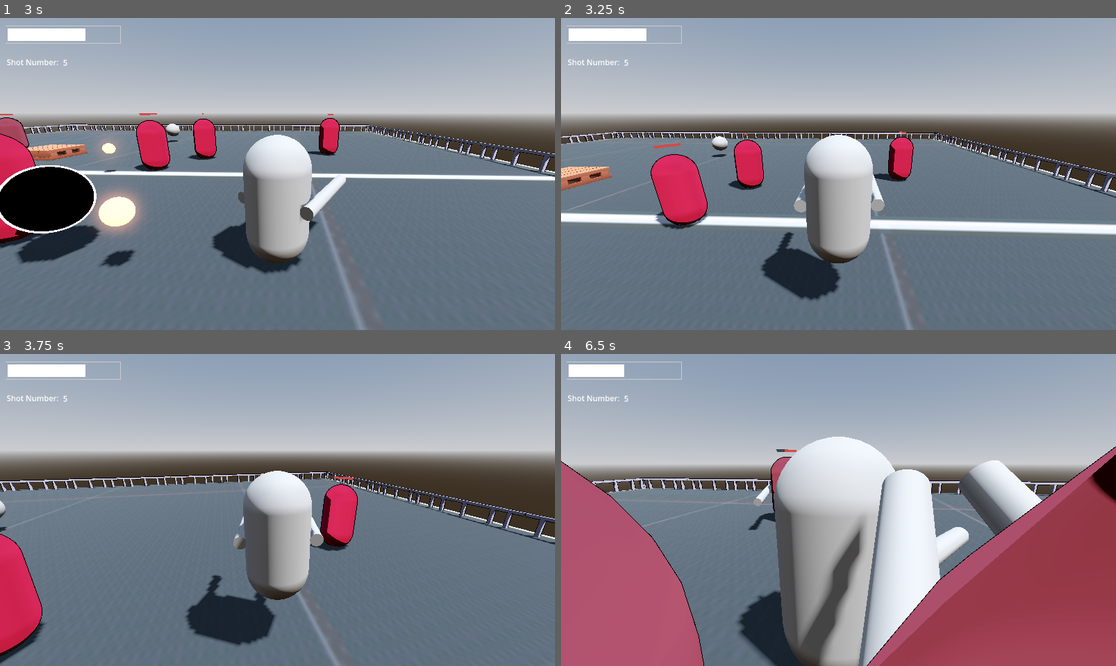
Above: before the commit, frames 1-4 (two rows, left to right).
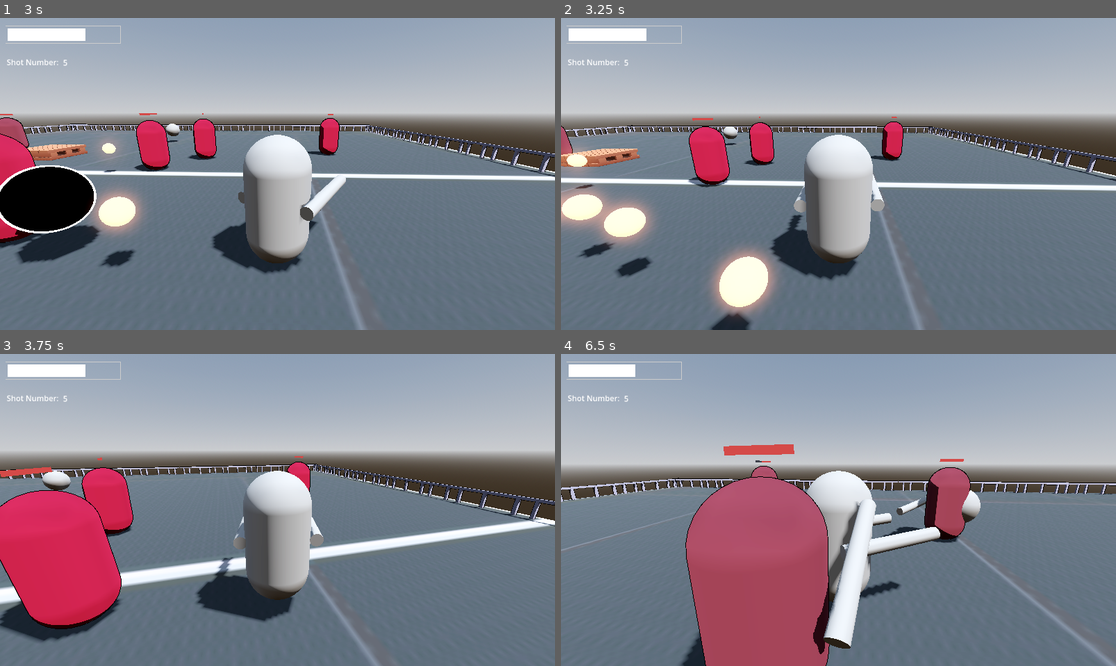
Above: after the commit, the same moments.

Repository: yashGhela/blame
Game: Godot game, scene res://levels/lab.tscn
Two runs of this game, one before a commit and one after it. Both use one fixed random seed, a clock stepped at 60 frames per second and the inputs below. The project has no main scene, so this scene is started directly.
Inputs (mouse positions are in pixels of both pictures, inside the frame that each line leads up to):
- Up to frame 1 (3 s): tap Enter at 0.5 s; move the mouse to (305, 174) at 0.52 s; hold W (forward) from 0.53 s (still down); tap R (floorslam) at 0.6, 1.55 s; tap Space (jump) at 0.77, 1.52 s; tap Q (snap) at 0.8, 1.35, 2.3 s; move the mouse to (249, 174) at 1.27 s; move the mouse to (288, 167) at 2.02 s; right-click (288, 167) at 2.1 s; move the mouse to (271, 180) at 2.77 s; tap F (fire) at 2.85 s
- Up to frame 2 (3.25 s): keep holding W (forward); tap Space (jump) at 3.02 s; tap R (floorslam) at 3.05 s
- Up to frame 3 (3.75 s): keep holding W (forward); move the mouse to (316, 513) at 3.52 s; tap R (floorslam) at 3.6 s
- Up to frame 4 (6.5 s): tap Space (jump) at 3.77, 4.52, 6.02 s; tap Q (snap) at 3.8, 5.3, 5.85 s; move the mouse to (794, 506) at 4.27 s; click (794, 506) at 4.35 s; tap R (floorslam) at 4.55, 6.05 s; move the mouse to (844, 510) at 5.02 s; hold E (interact) 5.03-5.78 s; move the mouse to (816, 503) at 5.77 s; release W (forward) at 5.78 s; hold D (right) from 5.78 s (still down)

Frame 1 is identical in both runs. In frame 2, 20% of the frame differs, in the area x 0-100%, y 31-100%; in frame 3, 21%; in frame 4, 58%, in the area x 0-100%, y 3-100%.
Error after the commit: Invalid access to property or key 'global_position' on a base object of type 'Nil'. (res://scripts/playerthirdpers.gd:344)

Commit message:
i hate anything physics related

Diff:
--- a/gameplay-elements/playerthirdpers.tscn
+++ b/gameplay-elements/playerthirdpers.tscn
@@ -90,7 +90,7 @@
 tracks/4/type = "value"
 tracks/4/imported = false
 tracks/4/enabled = true
-tracks/4/path = NodePath("Area3D/CollisionShape3D:shape:size")
+tracks/4/path = NodePath("floorcol/CollisionShape3D:shape:size")
 tracks/4/interp = 1
 tracks/4/loop_wrap = true
 tracks/4/keys = {
@@ -105,7 +105,7 @@
 tracks/0/type = "value"
 tracks/0/imported = false
 tracks/0/enabled = true
-tracks/0/path = NodePath("Area3D/CollisionShape3D:shape:size")
+tracks/0/path = NodePath("floorcol/CollisionShape3D:shape:size")
 tracks/0/interp = 1
 tracks/0/loop_wrap = true
 tracks/0/keys = {
@@ -375,9 +375,9 @@
 [node name="Camera3D" type="Camera3D" parent="CamOrigin/CamPitch/SpringArm3D" unique_id=957776855]
 transform = Transform3D(1, -1.7763568e-15, 2.1316282e-14, 1.7763567e-15, 1.0000002, 2.980232e-08, 1.4210855e-14, -2.980232e-08, 1.0000002, 9.22806e-08, 0.0069811344, 3.0474908)
 
-[node name="Area3D" type="Area3D" parent="." unique_id=34030037]
-
-[node name="CollisionShape3D" type="CollisionShape3D" parent="Area3D" unique_id=221534102]
+[node name="floorcol" type="Area3D" parent="." unique_id=34030037]
+
+[node name="CollisionShape3D" type="CollisionShape3D" parent="floorcol" unique_id=221534102]
 transform = Transform3D(1, 0, 0, 0, 1, 0, 0, 0, 1, 0, -0.9196032, 0)
 shape = SubResource("BoxShape3D_n7aa4")
 
--- a/levels/lab.tscn
+++ b/levels/lab.tscn
@@ -71,26 +71,26 @@
 [node name="deathzone" parent="." unique_id=1751392379 instance=ExtResource("5_ihxt7")]
 transform = Transform3D(1, 0, 0, 0, 1, 0, 0, 0, 1, 0, -6.108017, 0)
 
-[node name="MeshInstance3D" type="MeshInstance3D" parent="." unique_id=1741927835]
+[node name="StaticBody3D2" type="StaticBody3D" parent="." unique_id=186351245 groups=["Floor"]]
+
+[node name="MeshInstance3D" type="MeshInstance3D" parent="StaticBody3D2" unique_id=1741927835]
 material_override = SubResource("StandardMaterial3D_kk6di")
 mesh = SubResource("BoxMesh_h8r6w")
 
-[node name="StaticBody3D" type="StaticBody3D" parent="MeshInstance3D" unique_id=186351245]
-
-[node name="CollisionShape3D" type="CollisionShape3D" parent="MeshInstance3D/StaticBody3D" unique_id=1912483422]
+[node name="CollisionShape3D" type="CollisionShape3D" parent="StaticBody3D2" unique_id=1912483422]
 shape = SubResource("ConvexPolygonShape3D_s7fyc")
 
-[node name="MeshInstance3D3" type="MeshInstance3D" parent="." unique_id=192033992]
+[node name="StaticBody3D" type="StaticBody3D" parent="." unique_id=876230352 groups=["Floor"]]
 transform = Transform3D(1, 0, 0, 0, 1, 0, 0, 0, 1, 0, 0, 55.22662)
+
+[node name="MeshInstance3D3" type="MeshInstance3D" parent="StaticBody3D" unique_id=192033992]
 material_override = SubResource("StandardMaterial3D_kk6di")
 mesh = SubResource("BoxMesh_h8r6w")
 
-[node name="StaticBody3D" type="StaticBody3D" parent="MeshInstance3D3" unique_id=876230352]
-
-[node name="CollisionShape3D" type="CollisionShape3D" parent="MeshInstance3D3/StaticBody3D" unique_id=248796460]
+[node name="CollisionShape3D" type="CollisionShape3D" parent="StaticBody3D" unique_id=248796460]
 shape = SubResource("ConvexPolygonShape3D_s7fyc")
 
-[node name="MeshInstance3D4" type="MeshInstance3D" parent="." unique_id=1537457038]
+[node name="MeshInstance3D4" type="MeshInstance3D" parent="." unique_id=1537457038 groups=["Floor"]]
 transform = Transform3D(1, 0, 0, 0, 1, 0, 0, 0, 1, 0, 0, 27.516006)
 material_override = SubResource("StandardMaterial3D_kk6di")
 mesh = SubResource("BoxMesh_wjq2d")
--- a/project.godot
+++ b/project.godot
@@ -23,6 +23,7 @@
 Player=""
 Enemy=""
 Battery=""
+Floor=""
 
 [input]
 
--- a/scripts/playerthirdpers.gd
+++ b/scripts/playerthirdpers.gd
@@ -59,6 +59,8 @@
 var health = 100
 
 var can_phase_jump:=true
+
+var is_floorslamming= false
 
 func _input(event):
 	if event is InputEventMouseMotion:
@@ -312,7 +314,66 @@
 
 
 func floorslam():
-	pass
+	is_floorslamming=  true
+
+	if floorcast.is_colliding():
+		var collider = floorcast.get_collider()
+
+		print(collider)
+
+		if collider and collider.is_in_group("Floor"):
+			var collider_pos = collider.global_position
+
+			var direction = collider_pos - global_position
+
+			var angle = atan2(direction.x, direction.z)
+
+			var target_position = collider_pos - direction
+
+			var tween = create_tween()
+			tween.set_trans(Tween.TRANS_SINE)
+			tween.set_ease(Tween.EASE_OUT)
+
+			tween.tween_property(
+				self,
+				"global_position",
+				target_position,
+				SNAP_DURATION
+			)
+
+			var look_direction = snap_target.global_position - body.global_position
+			look_direction.y = 0
+
+			var target_angle = atan2(
+				look_direction.x,
+				look_direction.z
+			)
+
+			var rotation_tween = create_tween()
+			rotation_tween.set_trans(Tween.TRANS_SINE)
+			rotation_tween.set_ease(Tween.EASE_OUT)
+
+			rotation_tween.tween_property(
+				body,
+				"rotation:y",
+				target_angle + deg_to_rad(90),
+				SNAP_DURATION
+			)
+
+			await tween.finished
+
+			# Make sure we don't continue if something interrupted the snap
+			if not is_floorslamming:
+				return
+
+			velocity = Vector3.ZERO
+
+			# Play attack
+			basicanims.play("floorslam")
+
+
+
+
 
 func airsnap():
 	snap_target = enemy_detector.get_furthest_enemy()
